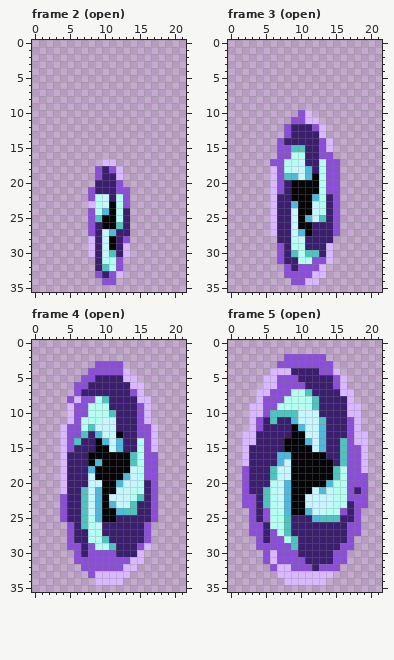
File history of a pixel-art file, art/portal.aseprite. The first picture shows the starting point.
22x36 pixels, 11 frames. Shown: frame 2 (open), frame 3 (open), frame 4 (open), frame 5 (open). The commit also changed other frames, which this record leaves out.
The same view after the edit:
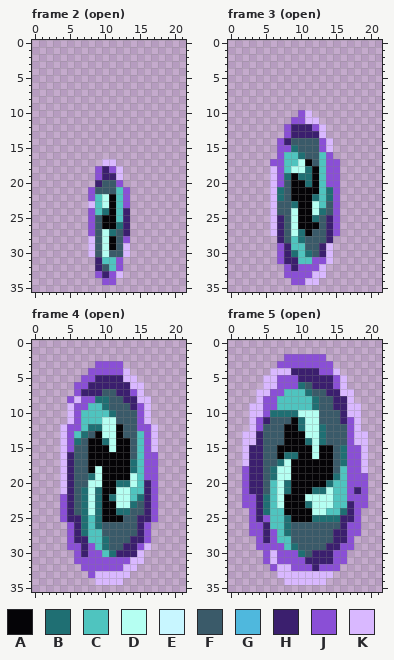
Palette (. is transparent): A #050407  B #1f6f73  C #4fc4bf  D #b5fff2  E #c8f6ff  F #3a5a69  G #4fb8dd  H #3b1f6e  J #8a4fd6  K #d9b8ff
The edit:
Changed rows in their new state; - is an unchanged pixel.
Frame 2 (open):
first column x 9:
20 -FF-
21 FFFC
22 CDAC
23 CD-C
24 CB-C
25 F--C
26 F--B
27 FDBF
28 FD-F
29 FD-F
30 FDFF
31 -CC-
32 -FC-
Frame 3 (open):
first column x 7:
14 --FFFF--
15 --BFFF--
16 -CCBFFC-
17 -CCDAFC-
18 -CDDBAC-
19 -BABB-C-
20 -F--B-C-
21 BF----CB
22 BF---BCB
23 FFB--DCF
24 FFD--DBF
25 -FD-ABF-
26 -FD--AF-
27 -FDB-FF-
28 -FCBFFF-
29 --CCFF--
30 --BCBF--
31 ---CC---
Frame 4 (open):
first column x 6:
 7 ----FF----
 8 ---BBFF---
 9 --CCBFFF--
10 -CCCCBFFF-
11 -CCCDDFFF-
12 -CBBDDAFF-
13 CBFADD-FFC
14 BFA-BDAAFC
15 FFA--DAAFC
16 FF------FC
17 FF-A----BC
18 FFAD----BC
19 FFBD---ADC
20 FFDD--BBDC
21 FBDB--DDCC
22 FBDB-BDDCB
23 FBDB-ADDBF
24 FBDB--BBFF
25 -BCB--AFF-
26 -BCBFFFFF-
27 -BCCFFFFF-
28 --CCBFFF--
29 ---CBFF---
30 ----CB----
Frame 5 (open):
first column x 5:
 6 -----BF-----
 7 ---CCCBFF---
 8 --CCCCCBFF--
 9 --CCCCCBFF--
10 -BBBBDDDFFF-
11 -FFFABDDFFF-
12 FFFA-BDDBFFF
13 FFFA--DDBFFF
14 FFF---BDBFFF
15 FFA----DAAFB
16 FFABB--D-AFB
17 FFBD------FB
18 FBDD------FC
19 FBDD------BC
20 FCDB-----BCC
21 FCDB---BBDCC
22 BCDA--DDDDCC
23 BCDA--BDDDCC
24 BCCA--ADDCCB
25 -CCBAAABBBB-
26 -CCBFFFFFFF-
27 --CBFFFFFF--
28 --CCFFFFFF--
29 ---CBFFFF---
30 -----BF-----
Boxes around the changes in both pictures, in picture pixels (x1, y1, x2, y2):
changed: (95, 180, 123, 271)
changed: (277, 138, 333, 264)
changed: (74, 389, 144, 557)
changed: (263, 382, 347, 557)
